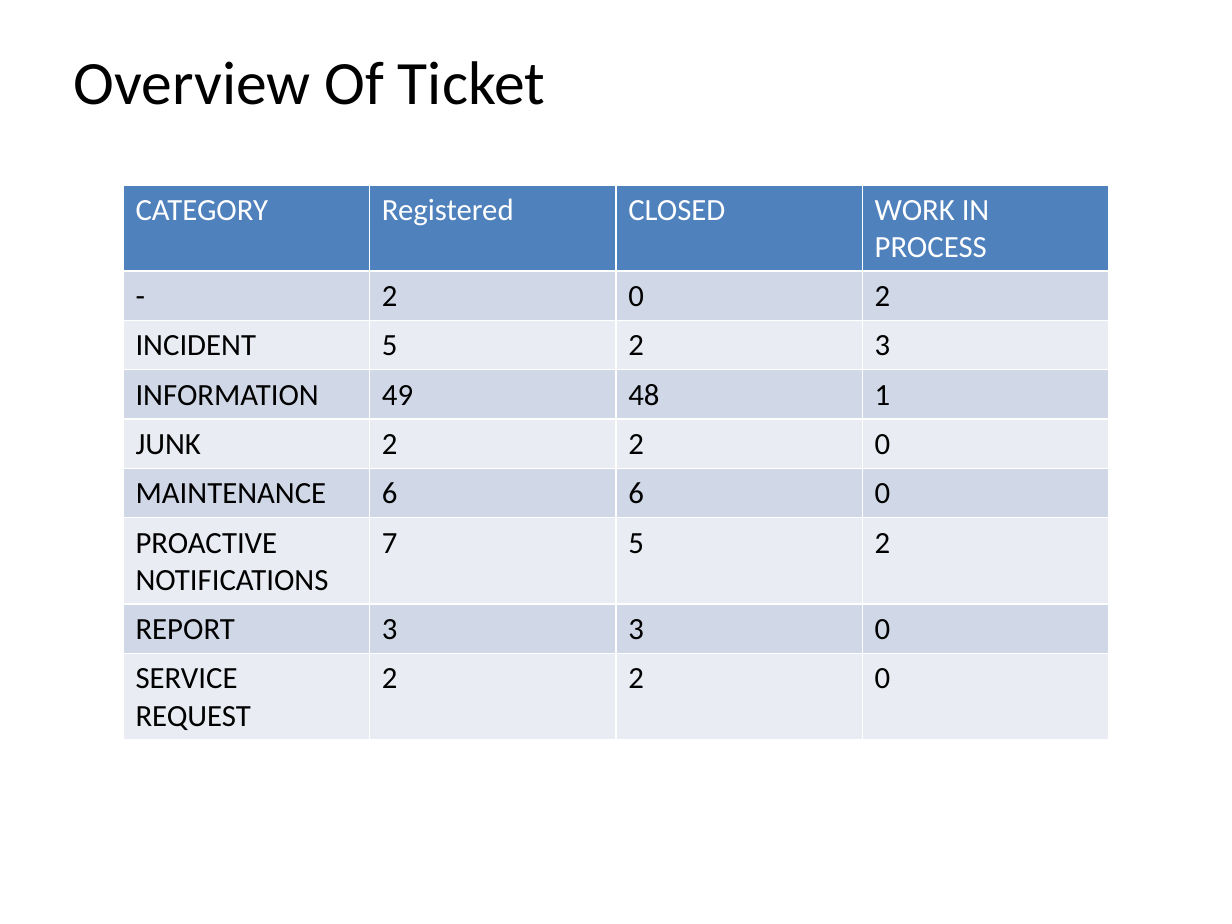
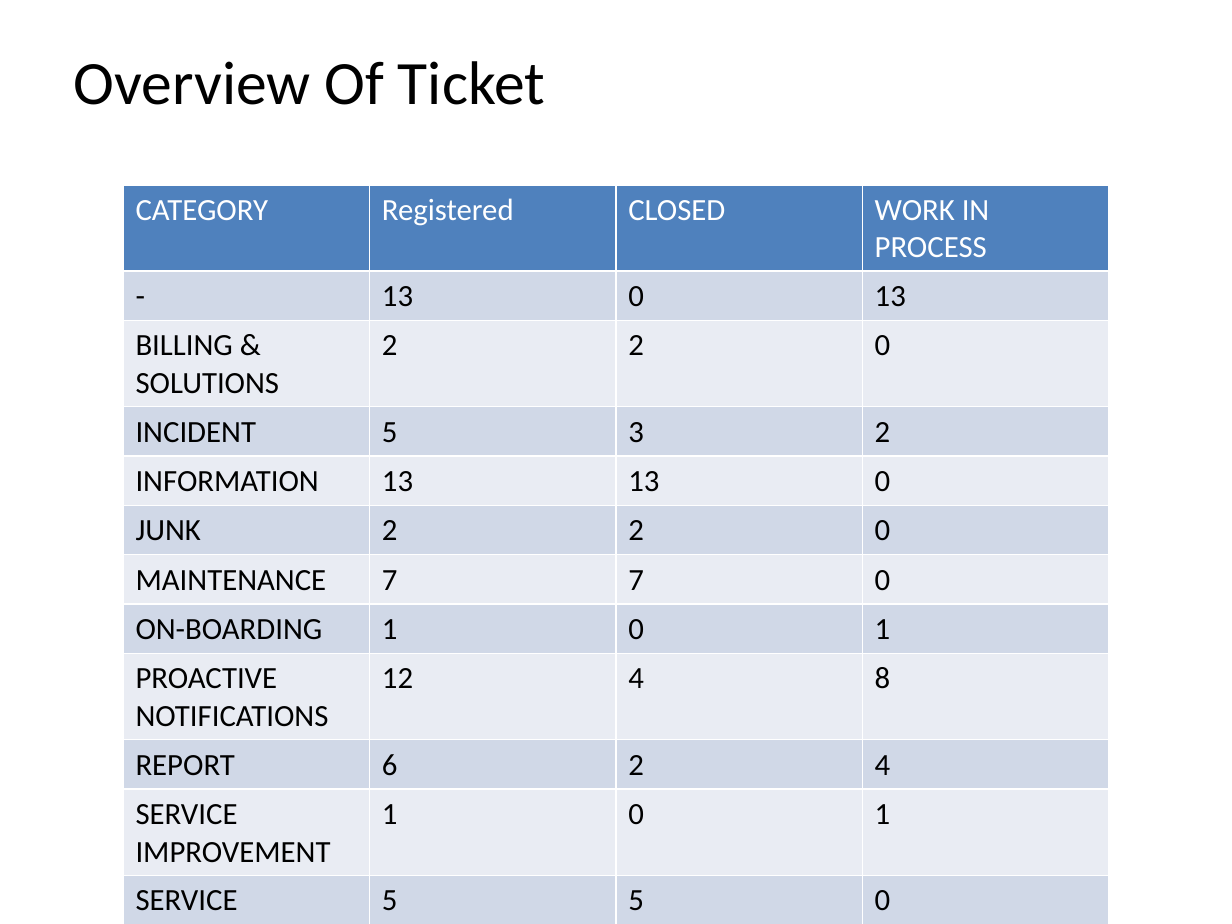
Before and after one commit to LOKESHLOKI07/Otrs_Dashboard, a slide deck: slide 3 of reportsapp/ticket_data.pptx. Drawn at 1232x924 pixels with LibreOffice and Linux fonts; fonts in the diff are those of the drawing. Boxes give left, top, right and bottom in pixels: in the first picture for what was removed or moved away, otherwise in the second. Text is boxed around its words. In the diff, an @@ line names an element or a change of style, - is before the commit and + after.

```diff
--- a/reportsapp/ticket_data.pptx
+++ b/reportsapp/ticket_data.pptx
@@ table at (x1=123, y1=185, x2=1109, y2=915) @@
-row 2: - | 2 | 0 | 2
-row 3: INCIDENT | 5 | 2 | 3
-row 4: INFORMATION | 49 | 48 | 1
+row 2: - | 13 | 0 | 13
+row 3: BILLING & SOLUTIONS | 2 | 2 | 0
+row 4: INCIDENT | 5 | 3 | 2
+row 5: INFORMATION | 13 | 13 | 0
-row 6: MAINTENANCE | 6 | 6 | 0
-row 7: PROACTIVE NOTIFICATIONS | 7 | 5 | 2
-row 8: REPORT | 3 | 3 | 0
-row 9: SERVICE REQUEST | 2 | 2 | 0
+row 7: MAINTENANCE | 7 | 7 | 0
+row 8: ON-BOARDING | 1 | 0 | 1
+row 9: PROACTIVE NOTIFICATIONS | 12 | 4 | 8
+row 10: REPORT | 6 | 2 | 4
+row 11: SERVICE IMPROVEMENT | 1 | 0 | 1
+row 12: SERVICE REQUEST | 5 | 5 | 0
```
Also in this commit, not shown: 5 other slides changed, 19 other files.
